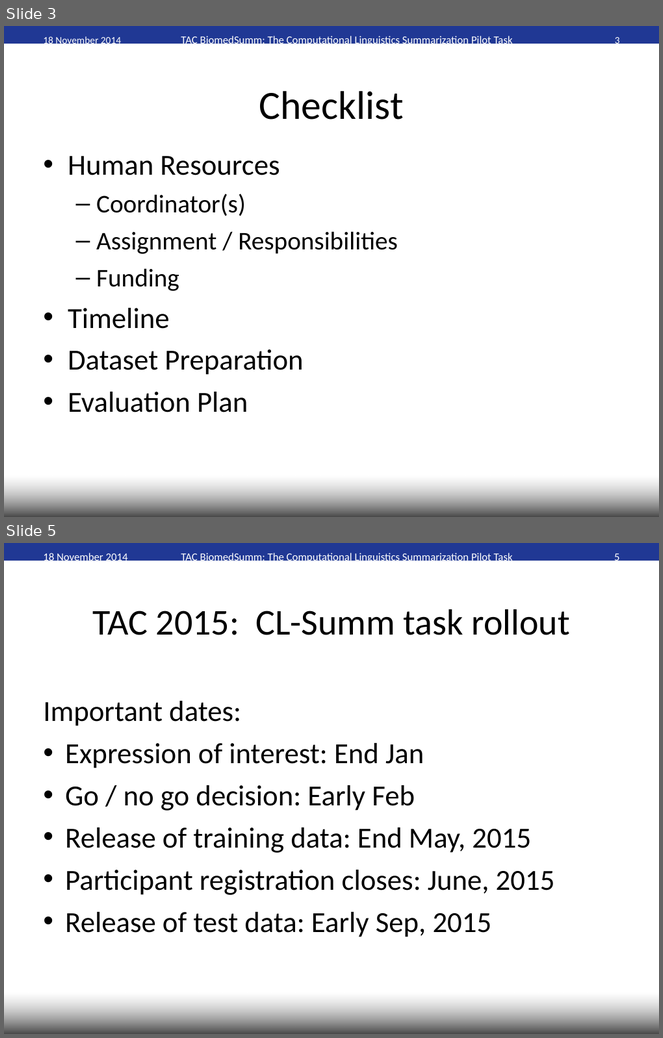
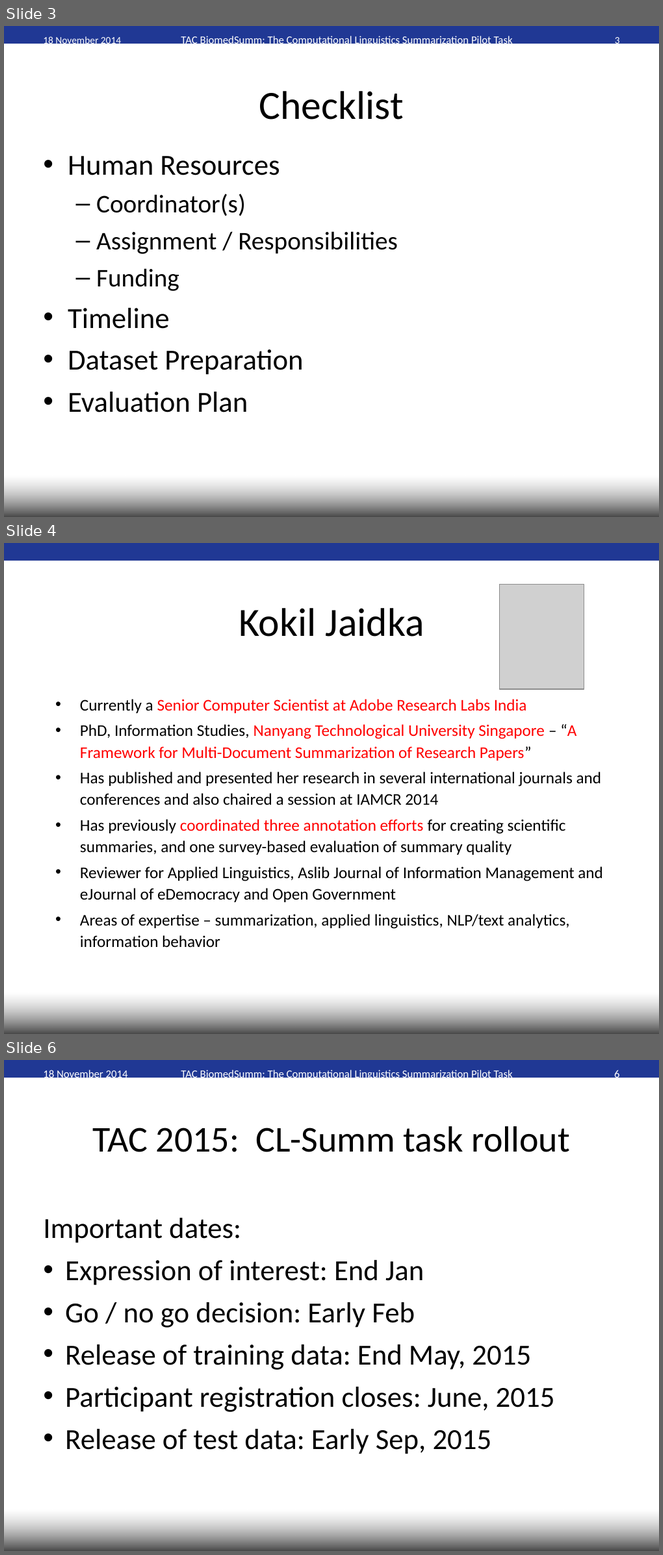
Before and after one commit to WING-NUS/scisumm-corpus, a slide deck: workshop_paper/TAC2014-planning.ppt. Shown one above the other, each under a label of ours: slides 3 and 5 before the commit, slides 3, 4 and 6 after it; the slides between them are not shown. The pictures are 663x1038 and 663x1555 pixels, drawn with LibreOffice and Linux fonts; fonts in the diff are those of the drawing; grey boxes stand for pictures; background and template pictures are left out. Boxes give left, top, right and bottom in pixels: in the first picture for what was removed or moved away, otherwise in the second. Text is boxed around its words. In the diff, an @@ line names an element or a change of style, - is before the commit and + after.

```diff
--- a/workshop_paper/TAC2014-planning.ppt
+++ b/workshop_paper/TAC2014-planning.ppt
@@ slide 4 added at box(4, 543, 659, 1034), background #FFFFFF; not listed: 2 template elements that a slide beside it also shows @@
@@ picture added at box(499, 585, 584, 689) @@
@@ title added at box(239, 608, 424, 637), 44 pt, text #000000 @@
+Kokil Jaidka
@@ text added at box(80, 699, 603, 948), 18 pt, text #000000 @@
+• Currently a Senior Computer Scientist at Adobe Research Labs India
+• PhD, Information Studies, Nanyang Technological University Singapore – “A Framework for Multi-Document Summarization of Research Papers”
+• Has published and presented her research in several international journals and conferences and also chaired a session at IAMCR 2014
+• Has previously coordinated three annotation efforts for creating scientific summaries, and one survey-based evaluation of summary quality
+• Reviewer for Applied Linguistics, Aslib Journal of Information Management and eJournal of eDemocracy and Open Government
+• Areas of expertise – summarization, applied linguistics, NLP/text analytics, information behavior
@@ what was slide 5 is now slide 6 @@
@@ page number at box(614, 1069, 620, 1081): text changed @@
-5
+6
```
Also in this commit, not shown: 4 slides changed, 1 other slide added.
